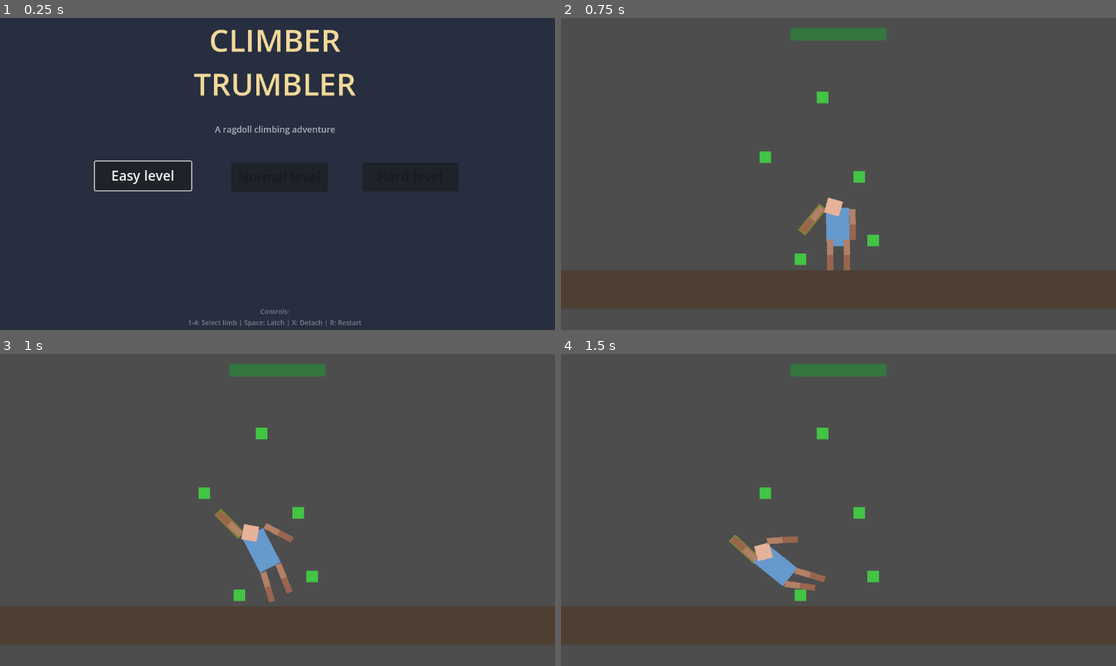
Above: before the commit, frames 1-4 (two rows, left to right).
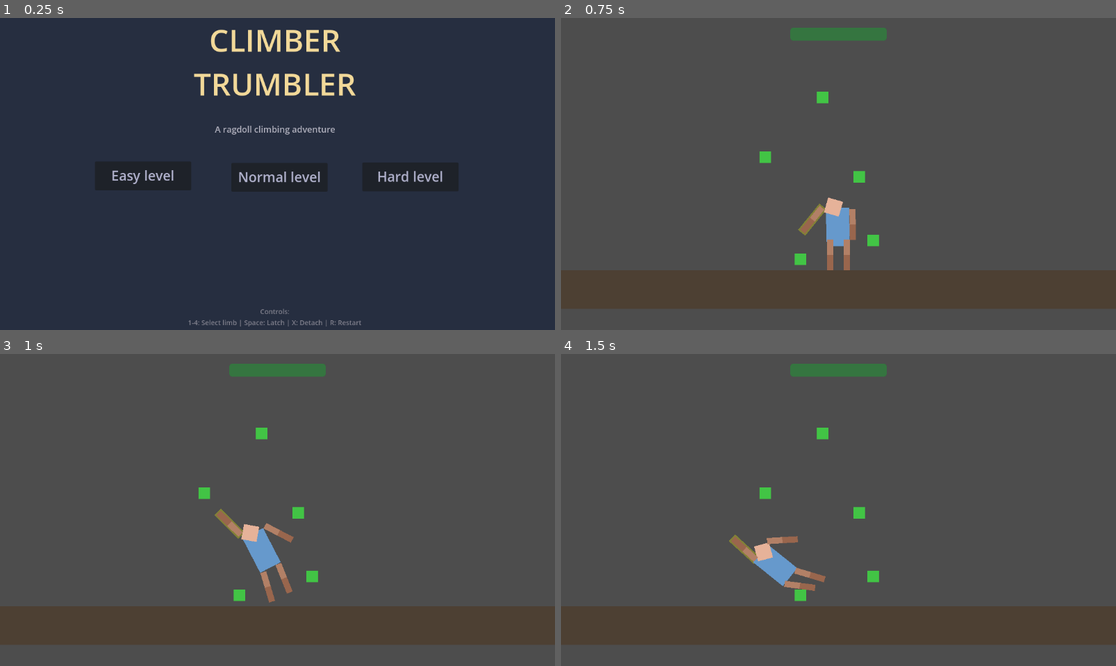
Above: after the commit, the same moments.

Repository: ZagorcicA/climber-trumbler
Game: Godot game, scene res://scenes/ui/StartScreen.tscn
Same seed, same stepped clock (60 frames per second), same inputs: the game is played once before the commit and once after it.
Inputs (mouse positions are in pixels of both pictures, inside the frame that each line leads up to):
- Up to frame 1 (0.25 s): no input
- Up to frame 2 (0.75 s): click "Easy level" at 0.5 s
- Up to frame 3 (1 s): no input
- Up to frame 4 (1.5 s): move the mouse to (960, 494) at 1.27 s; tap X (detach_limb) at 1.35 s

The runs differ from the first frame. In frame 1, 0.8% of the frame differs, in the area x 16-80%, y 45-56%; in frame 2, nothing differs; in frame 3, nothing differs; in frame 4, nothing differs.

Commit message:
ide gas bre

Diff:
--- a/scenes/ui/StartScreen.tscn
+++ b/scenes/ui/StartScreen.tscn
@@ -62,8 +62,9 @@
 offset_right = 397.0
 offset_bottom = 358.0
 size_flags_horizontal = 4
-theme_override_colors/font_hover_color = Color(0.1, 0.1, 0.15, 1)
-theme_override_colors/font_color = Color(0.1, 0.1, 0.15, 1)
+focus_mode = 0
+theme_override_colors/font_hover_color = Color(0.986779, 0.959376, 0.964686, 1)
+theme_override_colors/font_color = Color(0.694884, 0.697829, 0.804447, 1)
 theme_override_font_sizes/font_size = 28
 text = "Easy level"
 
@@ -76,8 +77,9 @@
 offset_right = 680.0
 offset_bottom = 361.0
 size_flags_horizontal = 4
-theme_override_colors/font_hover_color = Color(0.1, 0.1, 0.15, 1)
-theme_override_colors/font_color = Color(0.1, 0.1, 0.15, 1)
+focus_mode = 0
+theme_override_colors/font_hover_color = Color(0.988235, 0.960784, 0.964706, 1)
+theme_override_colors/font_color = Color(0.694118, 0.698039, 0.803922, 1)
 theme_override_font_sizes/font_size = 28
 text = "Normal level"
 
@@ -90,8 +92,9 @@
 offset_right = 952.0
 offset_bottom = 360.0
 size_flags_horizontal = 4
-theme_override_colors/font_hover_color = Color(0.1, 0.1, 0.15, 1)
-theme_override_colors/font_color = Color(0.1, 0.1, 0.15, 1)
+focus_mode = 0
+theme_override_colors/font_hover_color = Color(0.988235, 0.960784, 0.964706, 1)
+theme_override_colors/font_color = Color(0.694118, 0.698039, 0.803922, 1)
 theme_override_font_sizes/font_size = 28
 text = "Hard level"
 
--- a/scripts/ui/start_screen.gd
+++ b/scripts/ui/start_screen.gd
@@ -19,9 +19,6 @@
 	play_button_medium.pressed.connect(_on_play_button_pressed.bind("medium"))
 	play_button_hard.pressed.connect(_on_play_button_pressed.bind("hard"))
 
-	# Give the easy button focus for keyboard/controller navigation
-	play_button_easy.grab_focus()
-
 # Called when the Play button is pressed.
 # Loads the first level scene.
 func _on_play_button_pressed(level: String):
